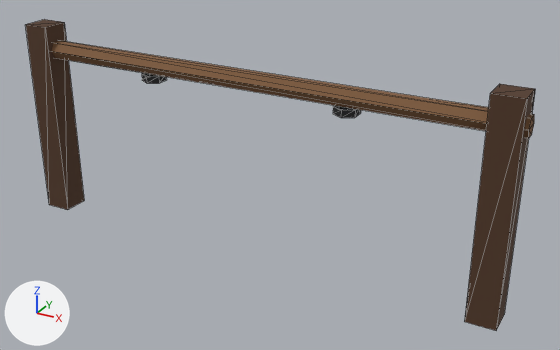
The glTF model games/yorimichi/assets/belmonte/meshes/SM_BM_BHip_TieRail.glb: old version first, new version second.
Both versions are drawn from a 50 mm camera at (2.09, -3.4, 2.24) aimed at (0.19, 0.06, 0.51). The lights are fixed; the arrows at lower left show +X, +Y and +Z. The older version comes first. Mesh edges are drawn as thin lines. Vertices at exactly the same position are counted once.

Names of what the first picture shows: 'SM_BM_BHip_TieRail'.
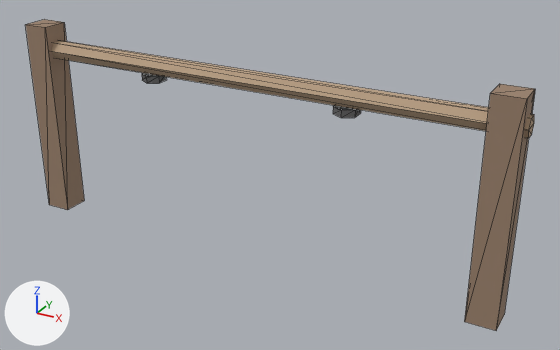
The change, as a list of edits to the scene's bpy script:
```text
Change me_sm_bhip_tierail:
    where me_sm_bhip_tierail.from_pydata(...)  # 52 vertices, 64 faces; spans x -1.5..1.5, y -0.08..0.08, z 0.0..1.2
    used by ob_sm_bm_bhip_tierail; location = (0.0, 0.0, 0.0)
    me_sm_bhip_tierail part 1: 24 faces centred in x -0.66..0.66, y -0.06..0.06, z 0.97..0.99 are repainted in the vertex colours; the middle colour goes from black #212121 to dark grey #656565
    me_sm_bhip_tierail part 2: 20 faces centred in x -1.48..1.48, y -0.08..0.08, z 0.4..1.2 are repainted in the vertex colours; the middle colour goes from brown #523826 to brown #9a816c
    me_sm_bhip_tierail part 3: 20 faces centred in x -1.5..1.5, y -0.05..0.05, z 1.0..1.1 are repainted in the vertex colours; the middle colour goes from brown #805c3d to beige #bca286
```

Location of each change, (x1, y1, x2, y2) in pixels of the pictures (560 x 350 px):
part 1 of me_sm_bhip_tierail, recoloured
    both: (142, 73, 361, 118)
part 2 of me_sm_bhip_tierail, recoloured
    both: (25, 19, 535, 331)
part 3 of me_sm_bhip_tierail, recoloured (brown to beige)
    both: (51, 41, 534, 138)
